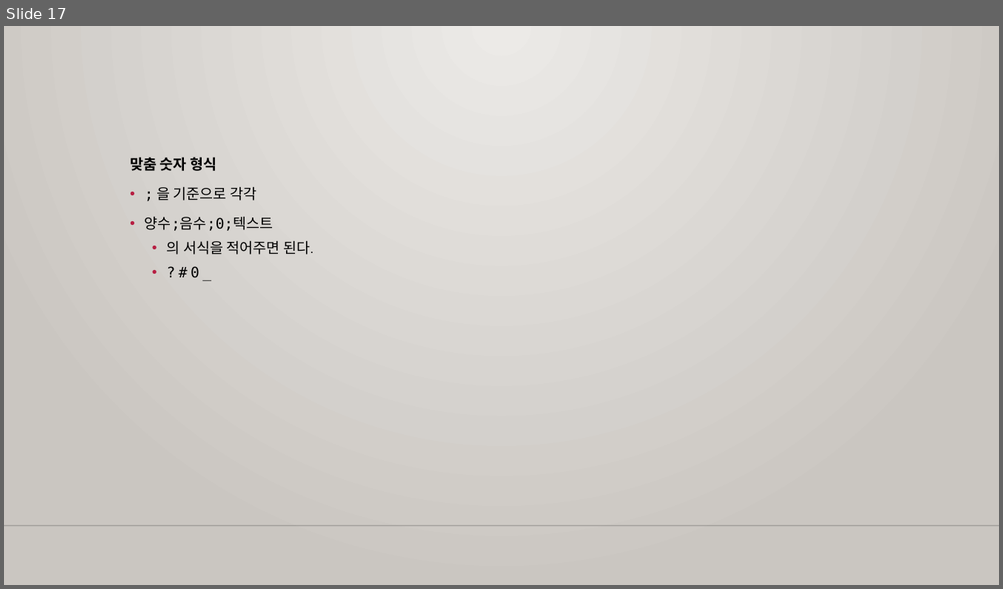
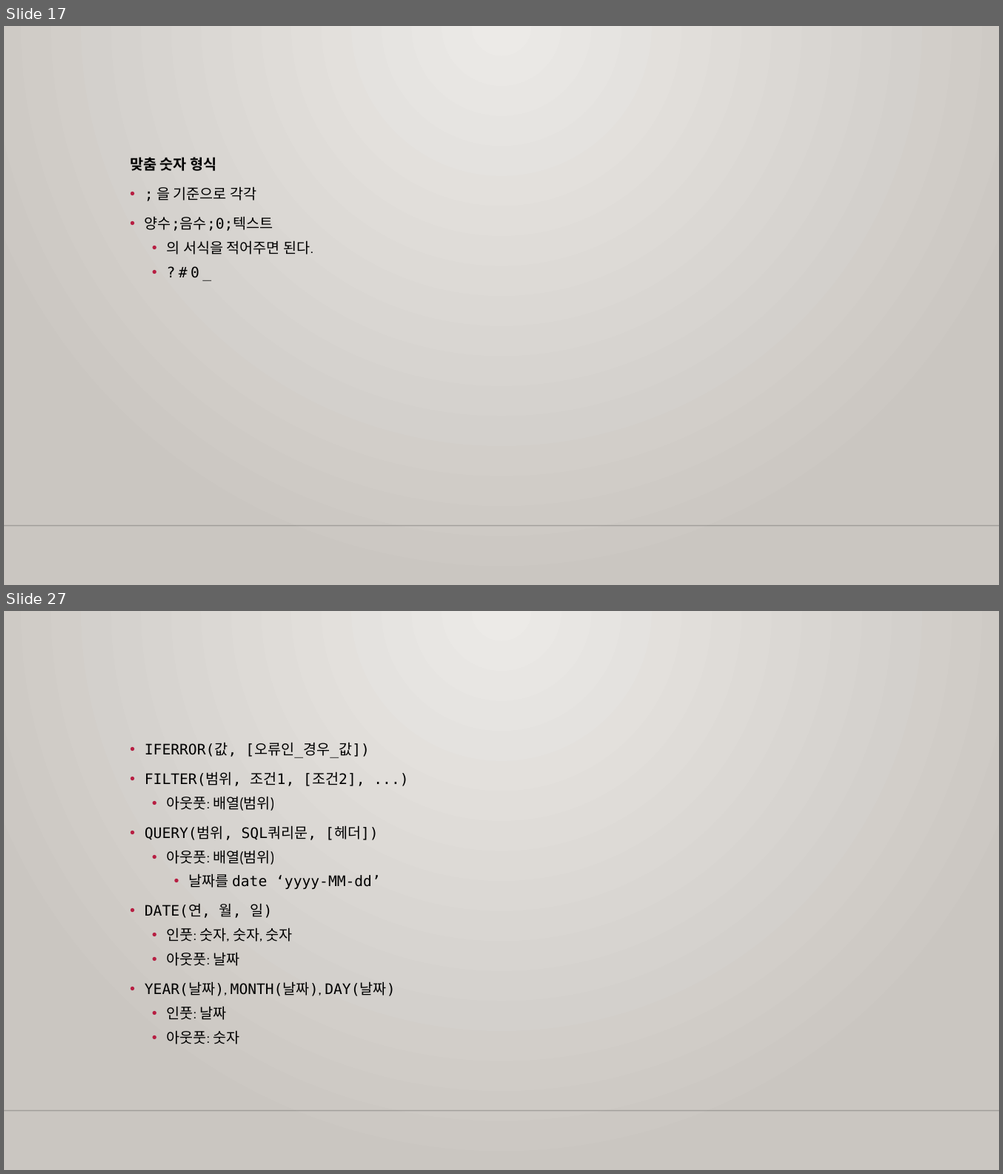
Before and after one commit to m00nlygreat/obsidian-vault, a slide deck: 노코드 엔지니어링/구글 시트로 데이터 관리하기.pptx. Shown one above the other, each under a label of ours: slide 17 before the commit, slides 17 and 27 after it; the slides between them are not shown. The pictures are 1003x589 and 1003x1174 pixels, drawn with LibreOffice and Linux fonts; fonts in the diff are those of the drawing; background and template pictures are left out. Boxes give left, top, right and bottom in pixels: in the first picture for what was removed or moved away, otherwise in the second. Text is boxed around its words. In the diff, an @@ line names an element or a change of style, - is before the commit and + after.

```diff
--- a/노코드 엔지니어링/구글 시트로 데이터 관리하기.pptx
+++ b/노코드 엔지니어링/구글 시트로 데이터 관리하기.pptx
@@ slide 27 added at box(4, 611, 999, 1170), background gradient #ECEAE7 to #CAC7C1; not listed: 1 template element that a slide beside it also shows @@
@@ text added at box(145, 743, 395, 1045), 14 pt, text #000000 @@
+• IFERROR(값, [오류인_경우_값])
+• FILTER(범위, 조건1, [조건2], ...)
+  • 아웃풋: 배열(범위)
+• QUERY(범위, SQL쿼리문, [헤더])
+  • 아웃풋: 배열(범위)
+    • 날짜를 date ‘yyyy-MM-dd’
+• DATE(연, 월, 일)
+  • 인풋: 숫자, 숫자, 숫자
+  • 아웃풋: 날짜
+• YEAR(날짜), MONTH(날짜), DAY(날짜)
+  • 인풋: 날짜
+  • 아웃풋: 숫자
```
Also in this commit, not shown: 16 slides changed, 5 other slides added, 4 other files.
